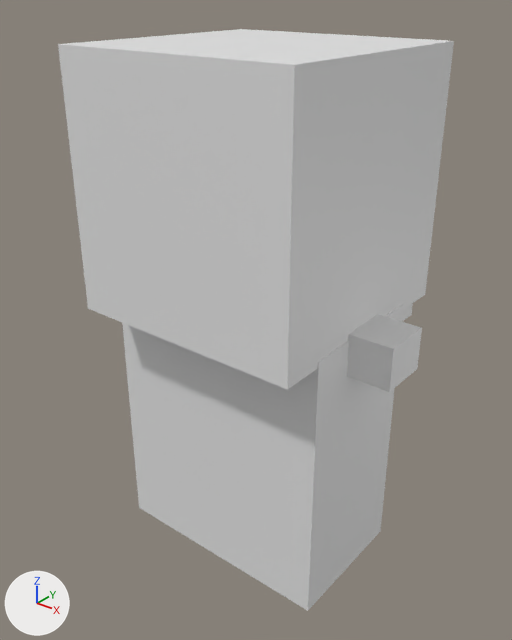
One commit to the glTF model assets/models/equipment/armour_medium.glb: the scene before it, then after it.
Before and after are seen from a camera (50 mm lens) standing at (1.73, -2.17, 3.69) and looking at (-0.01, 0.0, 2.34). Every picture has the same lights, and +X, +Y and +Z are marked at lower left. The first picture is the older version.

Before the edit, the objects in view are built like this:
```python
mat_medium_dark = principled_material('medium_dark')
mat_medium_dark.base_color = (0.8, 0.8, 0.8)  # white #e7e7e7
mat_medium_leather = principled_material('medium_leather')
mat_medium_leather.base_color = (0.8, 0.8, 0.8)  # white #e7e7e7
me_cube_026 = bpy.data.meshes.new('Cube.026')
me_cube_026.from_pydata(...)  # a box spanning x -0.525..0.525, y -0.31..0.31, z 1.24..2.46
me_cube_026.materials.append(mat_medium_leather)  # white #e7e7e7
me_cube_027 = bpy.data.meshes.new('Cube.027')
me_cube_027.from_pydata(...)  # a box spanning x 0.49..0.71, y -0.11..0.11, z 2.31..2.49
me_cube_027.materials.append(mat_medium_dark)  # white #e7e7e7
me_cube_029 = bpy.data.meshes.new('Cube.029')
me_cube_029.from_pydata(...)  # a box spanning x -0.52..0.52, y -0.49..0.53, z 2.43..3.47
me_cube_029.materials.append(mat_medium_leather)  # white #e7e7e7
me_cube_030 = bpy.data.meshes.new('Cube.030')
me_cube_030.from_pydata(...)  # a box spanning x -0.475..0.475, y 0.39..0.51, z 2.325..2.875
me_cube_030.materials.append(mat_medium_dark)  # white #e7e7e7
ob_medchest_main = bpy.data.objects.new('MedChest_Main', me_cube_026)
ob_medchest_main.location = (0.0, 0.0, 0.0)
ob_medchest_paull = bpy.data.objects.new('MedChest_PaulL', me_cube_027)
ob_medchest_paull.location = (0.0, 0.0, 0.0)
ob_medhood_drape = bpy.data.objects.new('MedHood_Drape', me_cube_030)
ob_medhood_drape.location = (0.0, 0.0, 0.0)
ob_medhood_main = bpy.data.objects.new('MedHood_Main', me_cube_029)
ob_medhood_main.location = (0.0, 0.0, 0.0)
```
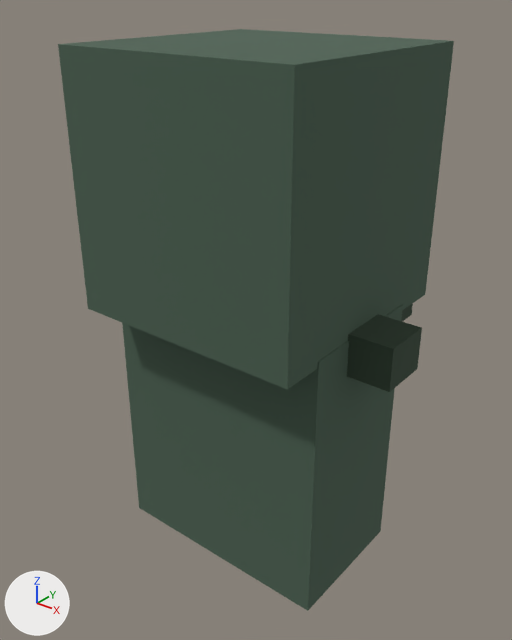
Where the change shows, as pixel boxes (x1, y1, x2, y2) in the pictures (512 x 640 px):
'MedHood_Main', recoloured, surface changed (white to greyish green)
    both: (58, 29, 454, 389)
'MedChest_Main', recoloured, surface changed (white to greyish green)
    both: (122, 305, 403, 611)
'MedChest_PaulL', recoloured (darker)
    both: (347, 314, 422, 392)
'MedHood_Drape', recoloured
    both: (401, 303, 413, 321)

Edits to the bpy script that builds the scene:
```text
Change mat_medium_leather:
    mat_medium_leather.base_color: (0.8, 0.8, 0.8) -> (0.0685, 0.117, 0.0802)  # white #e7e7e7 -> greyish green #4a6050
    mat_medium_leather.roughness: 0.5 -> 1.0
Change mat_medium_dark:
    mat_medium_dark.base_color: (0.8, 0.8, 0.8) -> (0.0369, 0.0648, 0.0395)  # white #e7e7e7 -> greyish green #364838
```
